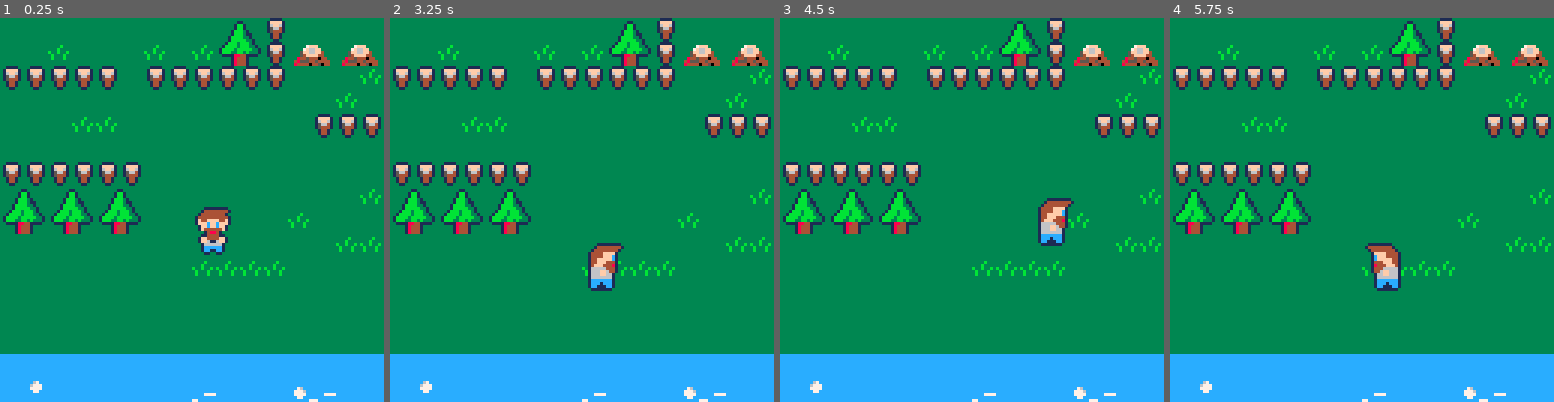
Above: before the commit, frames 1-4 (left to right).
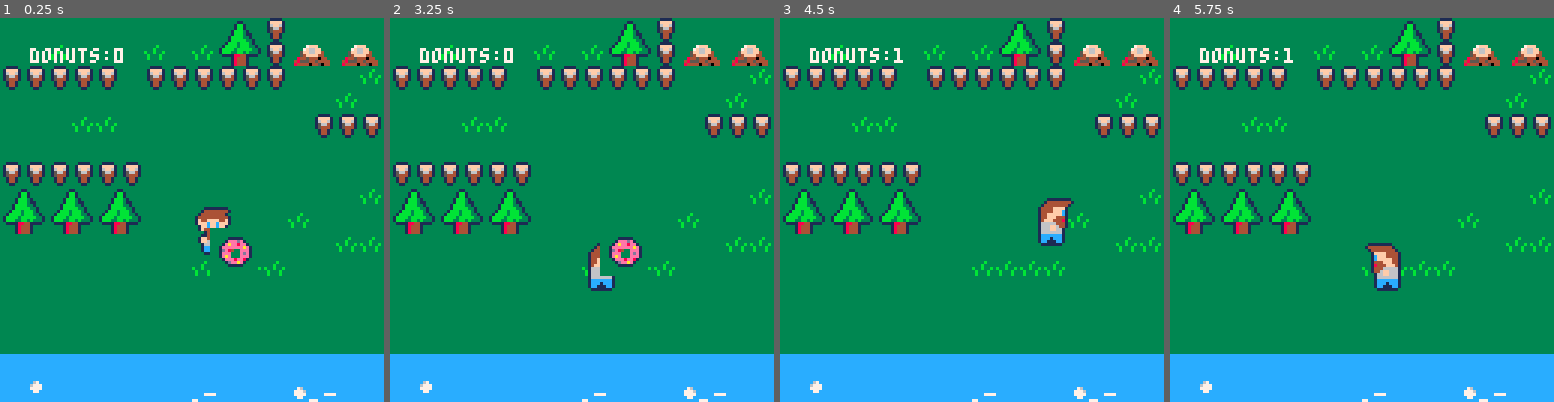
Above: after the commit, the same moments.

Repository: alainpuron/pico-8
Game: PICO-8 cartridge pickups.p8
Same seed, same stepped clock (60 frames per second), same inputs: the game is played once before the commit and once after it.
Inputs:
- Up to frame 1 (0.25 s): no input
- Up to frame 2 (3.25 s): hold Left 1.97-2.37 s; hold Down 2.42-2.82 s; hold Right from 2.87 s (still down)
- Up to frame 3 (4.5 s): release Right at 3.53 s; hold Up 3.58-4.08 s; hold Right from 4.13 s (still down)
- Up to frame 4 (5.75 s): release Right at 4.53 s; hold Down 4.58-5.08 s; hold Left from 5.13 s (still down)

The runs differ from the first frame. In frame 1, 1.2% of the frame differs, in the area x 7-68%, y 7-68%; in frame 2, 1.3%; in frame 3, 0.4%; in frame 4, 0.4%.

Commit message:
Add files via upload

Diff:
--- a/pickups.p8
+++ b/pickups.p8
@@ -5,16 +5,19 @@
 
 function _init()
 	iplr() -- init player
+	ipickups()
 end
 
 function _update()
 	uplr() -- update player
+	upickups()
 end
 
 function _draw()
 	cls() -- clear screen
 	map() -- draw map
 	dplr() -- draw player
+	dpickups() -- draw pickup obj
 end
 -->8
 
@@ -56,6 +59,36 @@
 	if (btn(2)) o.y-=1	o.fy=false o.ps=34
 	if (btn(3)) o.y+=1 o.fy=false o.ps=0
 
+end
+-->8
+--pickups--
+
+function ipickups()
+	pu={
+	x=70,
+	y=70,
+	act=true,
+
+	}
+	donuts=0
+end
+
+function upickups()
+
+	if pu.act then
+		if abs(plr.x-pu.x)<=4 and abs(plr.y-pu.y)<=4 then
+			pu.act=false
+			donuts+=1
+		end
+	end
+end
+
+function dpickups()
+
+	if pu.act then
+ 	spr(9,pu.x,pu.y,2,2)
+	end
+	print("donuts:"..donuts,10,10,7)
 end
 __gfx__
 00000111111110000000011111111000000001111111100001111111100000000000000033333333333333333333333333111133333333333111133300000000
